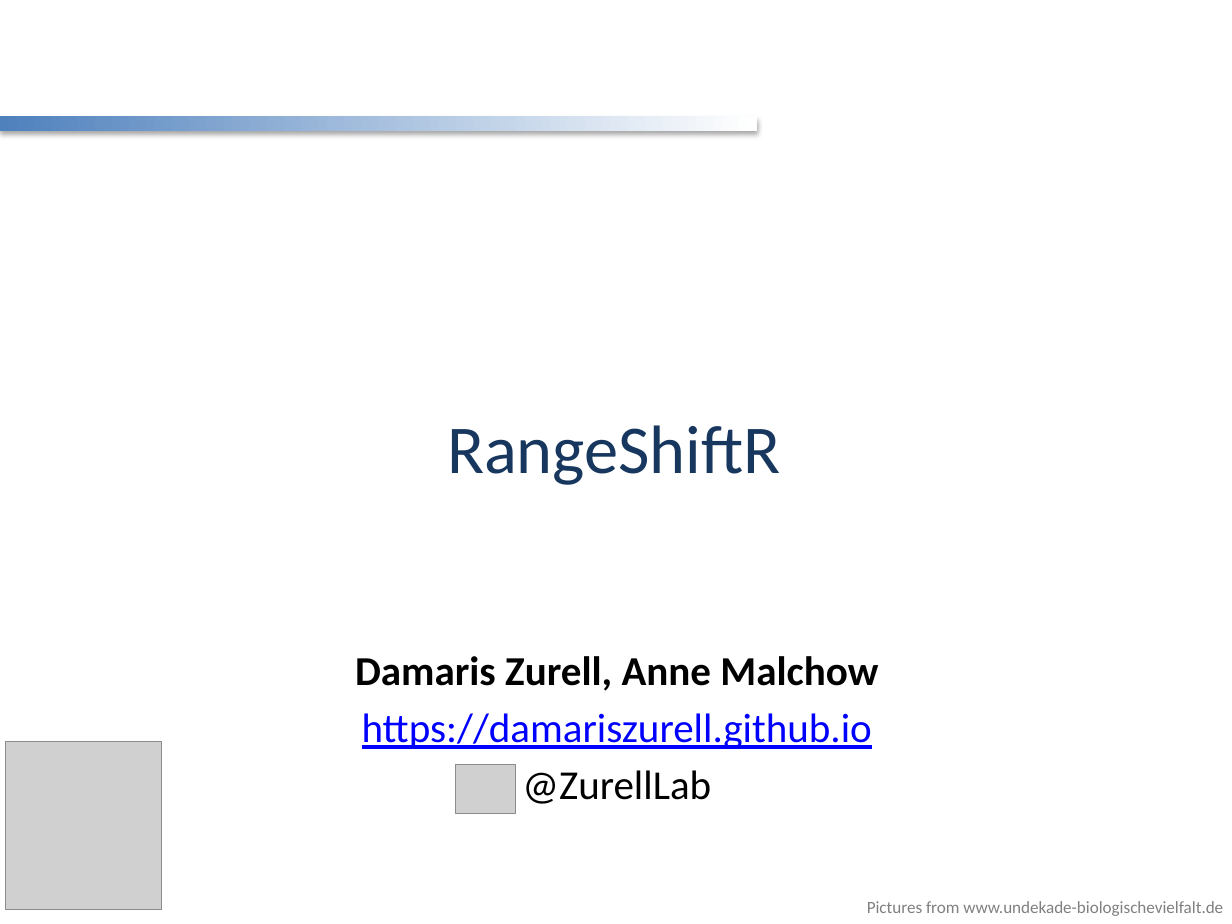
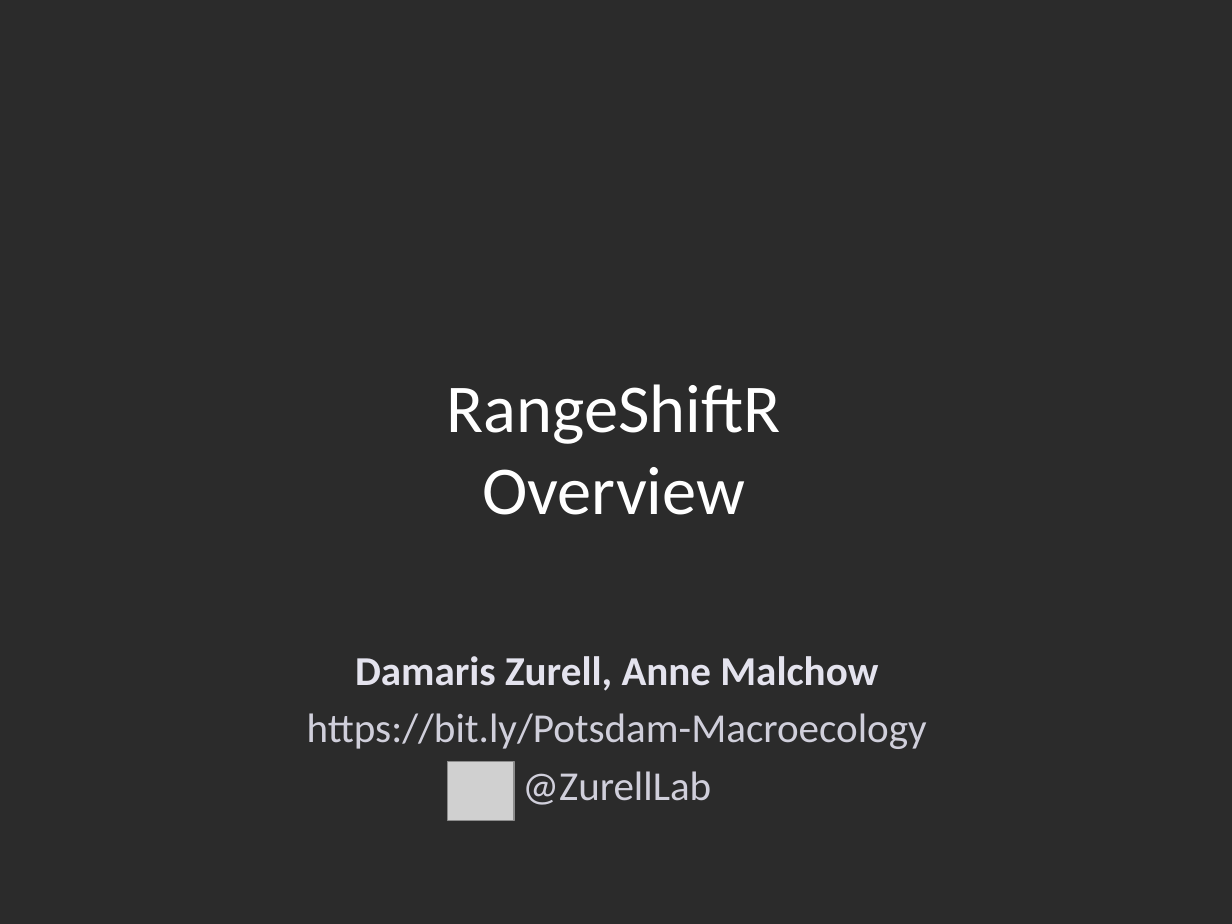
Before and after one commit to RangeShifter/IBS2022_RS_workshop, a slide deck: slide 1 of presentations/Presentation_2_RSR-Overview.pptx. Drawn at 1232x924 pixels with LibreOffice and Linux fonts; fonts in the diff are those of the drawing; grey boxes stand for pictures; background and template pictures are left out; a plain dark background stands for a picture behind light text. Boxes give left, top, right and bottom in pixels: in the first picture for what was removed or moved away, otherwise in the second. Text is boxed around its words. In the diff, an @@ line names an element or a change of style, - is before the commit and + after.

Commit message:
update presentations to new slide design

```diff
--- a/presentations/Presentation_2_RSR-Overview.pptx
+++ b/presentations/Presentation_2_RSR-Overview.pptx
@@ background #FFFFFF to picture (left out) @@
@@ rectangle removed at (0, 116, 756, 131) @@
@@ text at (447, 384, 781, 444): text colour #17375E to #FFFFFF in "RangeShiftR" @@
@@ text at (482, 467, 745, 515): paragraph added @@
+Overview
@@ text at (355, 656, 878, 805): text colour #000000 to #E4E3EE in "Damaris Zurell, Anne Malchow"; text colour #000000 to #D0CFDB in "@ZurellLab" @@
@@ text at (307, 713, 927, 749): text changed; text colour #0000FF to #D0CFDB @@
-https://damariszurell.github.io
+https://bit.ly/Potsdam-Macroecology
@@ picture removed at (5, 742, 161, 909) @@
@@ picture: place and size @@
-picture at (456, 764, 516, 813)
+picture at (447, 761, 514, 821)
@@ text removed at (867, 901, 1223, 916) @@
-Pictures from www.undekade-biologischevielfalt.de
```
Also in this commit, not shown: 5 other slides changed, 1 slide removed, 2 other files.
